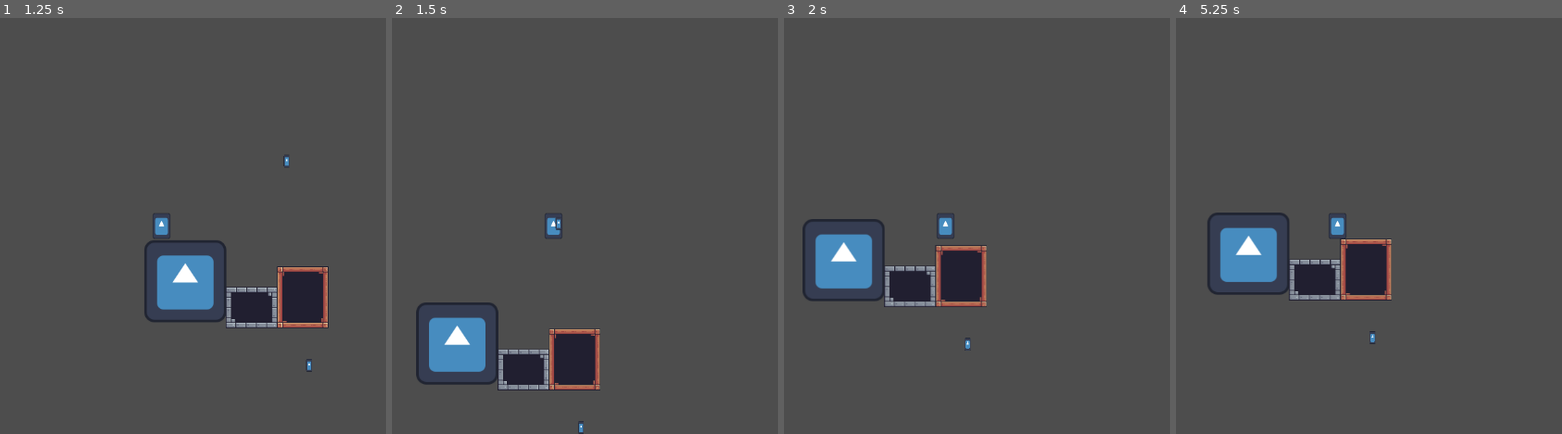
Above: before the commit, frames 1-4 (left to right).
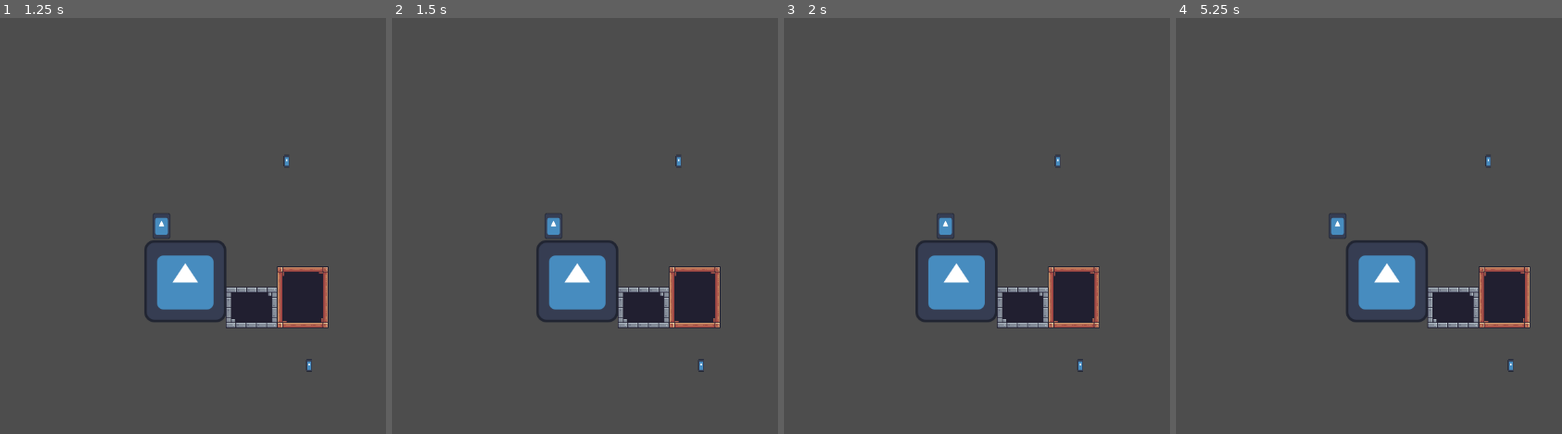
Above: after the commit, the same moments.

Repository: tastifulback/kelompok-2
Game: Godot game, scene res://scenes/main.tscn
Two runs of this game, one before a commit and one after it. Both use one fixed random seed, a clock stepped at 60 frames per second and the inputs below. The engine's default icon, where the game draws it, is replaced by a stand-in: a white triangle on a blue panel in a dark square.
Inputs (mouse positions are in pixels of both pictures, inside the frame that each line leads up to):
- Up to frame 1 (1.25 s): tap Enter at 0.5 s; move the mouse to (297, 363) at 0.52 s; tap A (a) at 0.6 s; click (297, 363) at 0.8 s
- Up to frame 2 (1.5 s): tap Space at 1.25 s; move the mouse to (677, 159) at 1.27 s; click (677, 159) at 1.35 s
- Up to frame 3 (2 s): tap D (d) at 1.55 s
- Up to frame 4 (5.25 s): move the mouse to (1411, 134) at 2.02 s; tap D (d) at 2.1 s; tap S (s) at 2.3, 2.85 s; tap Enter at 2.75, 5 s; move the mouse to (1299, 309) at 2.77 s; tap W (w) at 3.05, 3.6 s; move the mouse to (1558, 288) at 3.52 s; tap Shift (shift, bound only after the commit) at 3.8, 4.35 s; tap Space at 4.25 s; move the mouse to (outside the picture) at 4.27 s; tap A (a) at 4.55, 5.1 s; move the mouse to (1372, 226) at 5.02 s

Frame 1 is identical in both runs. In frame 2, 12% of the frame differs, in the area x 6-86%, y 32-100%; in frame 3, 9.7%; in frame 4, 10%.

Commit message:
MORE STUFF
better dash
reload time added with less time per kill

Diff:
--- a/code/area_2d.gd
+++ b/code/area_2d.gd
@@ -2,6 +2,7 @@
 class_name test
 @onready var area = $Area2D
 @onready var hitmark = false
+
 const SPEED = 300.0
 const JUMP_VELOCITY = -400.0
 
--- a/code/player.gd
+++ b/code/player.gd
@@ -1,10 +1,13 @@
 extends CharacterBody2D
 class_name player
+@onready var dashTime = $dashTime
+@onready var reloadTime = $reloadTime
+@export var reloadHowMany = 5
 @onready var STRING = preload("uid://dq7vh3iffl7ms")
 @onready var enemyList = PackedVector2Array([])
 @onready var enemyN = 0
-const SPEED = 300.0
-const JUMP_VELOCITY = -400.0
+@export var SPEED = 300.0
+@export var JUMP_VELOCITY = -400.0
 
 
 func _physics_process(delta: float) -> void:
@@ -13,18 +16,29 @@
 		velocity += get_gravity() * delta
 
 	# Handle jump.
+	if Input.is_action_just_pressed("shift"):
+		if dashTime.is_stopped():
+			SPEED *= 3
+			dashTime.start()
 	if Input.is_action_just_pressed("w") and is_on_floor():
 		velocity.y = JUMP_VELOCITY
 	if Input.is_action_just_pressed("s") and !is_on_floor():
 		velocity.y = -JUMP_VELOCITY
 	if Input.is_action_just_pressed("attack"):
-		stringSpawn()
+		if reloadTime.is_stopped():
+			stringSpawn()
+
+
 	if Input.is_action_just_released("attack"):
+		reloadHowMany -= int(enemyList.size())
+		reloadTime.start()
 		enemyKill()
 	# Get the input direction and handle the movement/deceleration.
 	# As good practice, you should replace UI actions with custom gameplay actions.
 	var direction := Input.get_axis("a", "d")
 	if direction:
+
+
 		velocity.x = direction * SPEED
 	else:
 		velocity.x = move_toward(velocity.x, 0, SPEED)
@@ -43,14 +57,37 @@
 
 func enemyListFunc(enemy):
 	enemyList.append(enemy)
-	print(enemyList)
 
 func enemyKill():
-	var tween= create_tween()
-	tween.set_trans(Tween.TRANS_BOUNCE).set_ease(Tween.EASE_OUT)
-	for i in range(enemyList.size()):
+	if !enemyList.is_empty():
+		var tween= create_tween()
+		tween.set_trans(Tween.TRANS_BOUNCE).set_ease(Tween.EASE_OUT)
+		for i in range(enemyList.size()):
 
 
-		tween.tween_property(self, "global_position", enemyList[i],0.18 )
+			tween.tween_property(self, "global_position", enemyList[i],0.18 )
 
 	enemyList.clear()
+
+
+
+
+
+
+
+
+func _on_dash_time_timeout() -> void:
+	dashTime.stop()
+	SPEED /= 3
+
+
+func _on_reload_time_timeout() -> void:
+	if reloadHowMany > 0:
+		print("reload")
+		reloadTime.start()
+		reloadHowMany -= 1
+
+
+	else:
+		reloadTime.stop()
+		reloadHowMany = 5
--- a/code/string.gd
+++ b/code/string.gd
@@ -23,7 +23,6 @@
 	ray.force_raycast_update()
 	if ray.is_colliding():
 		var target  = ray.get_collider()
-		print(target)
 		if target is test:
 
 			var hit_global = ray.get_collision_point()
@@ -35,7 +34,6 @@
 
 				enemies.emit(hit_global)
 				add_point(to_local(hit_global),lastIndex)
-				print("added")
 		if target is tiles :
 			if tileHit == false:
 				var hit_global = ray.get_collision_point()
--- a/project.godot
+++ b/project.godot
@@ -42,6 +42,11 @@
 "events": [Object(InputEventMouseButton,"resource_local_to_scene":false,"resource_name":"","device":-1,"window_id":0,"a …(253 unchanged characters)…
 ]
 }
+shift={
+"deadzone": 0.2,
+"events": [Object(InputEventKey,"resource_local_to_scene":false,"resource_name":"","device":-1,"window_id":0,"alt_pressed":false,"shift_pressed":false,"ctrl_pressed":false,"meta_pressed":false,"pressed":false,"keycode":0,"physical_keycode":4194325,"key_label":0,"unicode":0,"location":0,"echo":false,"script":null)
+]
+}
 
 [physics]
 
--- a/scenes/player.tscn
+++ b/scenes/player.tscn
@@ -17,3 +17,12 @@
 shape = SubResource("RectangleShape2D_dqkch")
 
 [node name="Camera2D" type="Camera2D" parent="." unique_id=912547688]
+
+[node name="dashTime" type="Timer" parent="." unique_id=1657234080]
+process_callback = 0
+wait_time = 0.3
+
+[node name="reloadTime" type="Timer" parent="." unique_id=825206100]
+
+[connection signal="timeout" from="dashTime" to="." method="_on_dash_time_timeout"]
+[connection signal="timeout" from="reloadTime" to="." method="_on_reload_time_timeout"]
